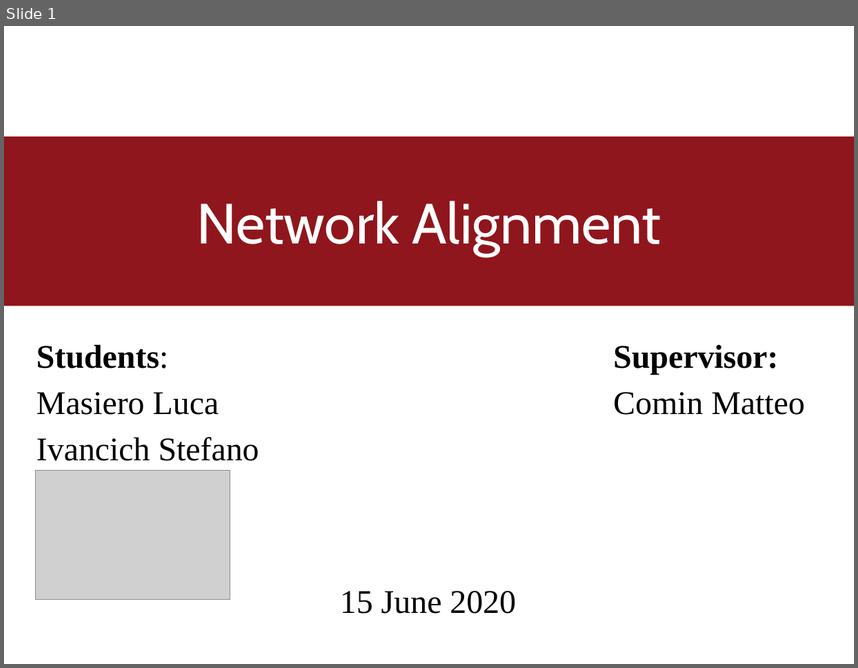
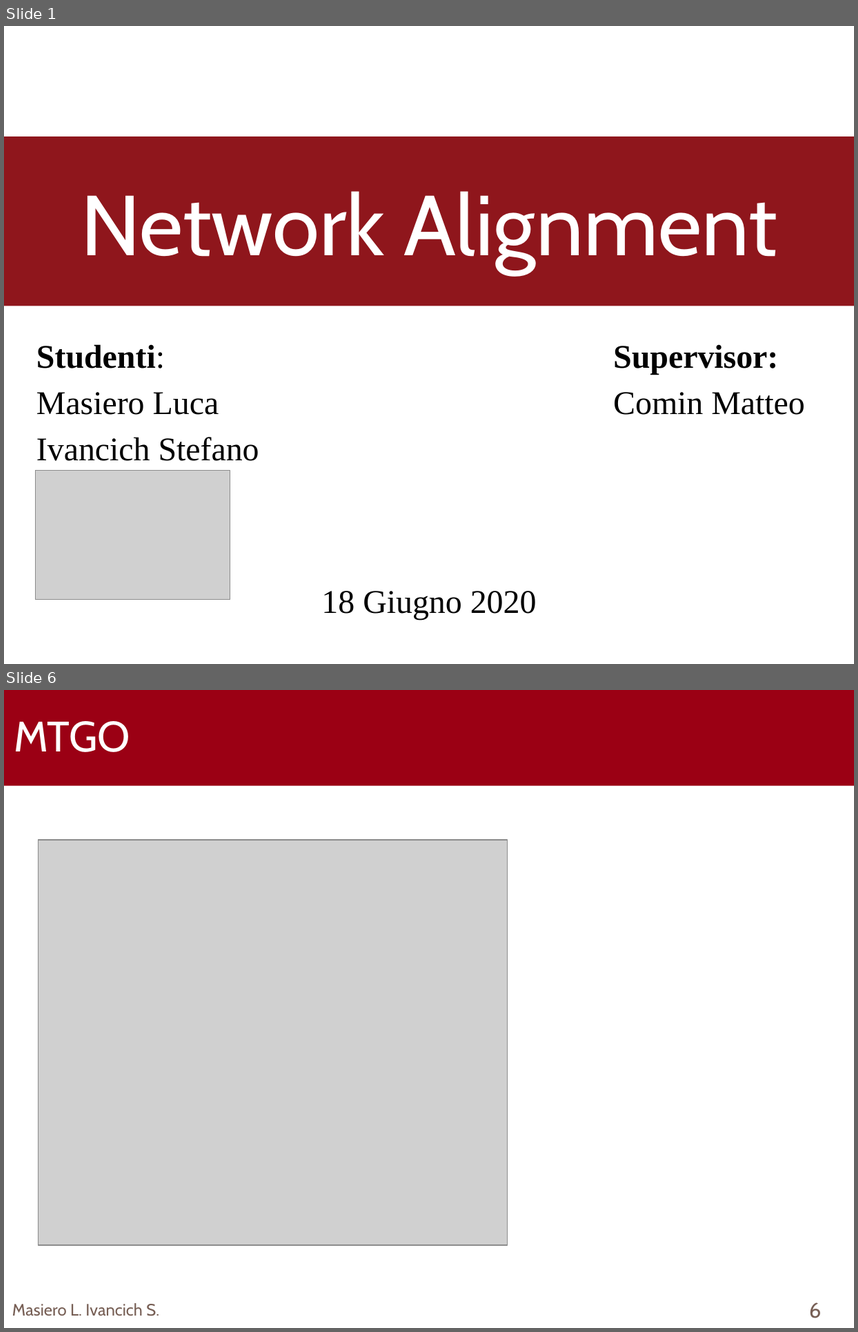
Before and after one commit to TyllanDrake/NetworkAlignment, a slide deck: Presentation/Presentation.pptx. Shown one above the other, each under a label of ours: slide 1 before the commit, slides 1 and 6 after it; the slides between them are not shown. The pictures are 858x668 and 858x1332 pixels, drawn with LibreOffice and Linux fonts; fonts in the diff are those of the drawing; grey boxes stand for pictures; background and template pictures are left out. Boxes give left, top, right and bottom in pixels: in the first picture for what was removed or moved away, otherwise in the second. Text is boxed around its words. In the diff, an @@ line names an element or a change of style, - is before the commit and + after.

```diff
--- a/Presentation/Presentation.pptx
+++ b/Presentation/Presentation.pptx
@@ slide 6 added at bbox=[4, 690, 854, 1328], background #FFFFFF @@
@@ rectangle added at bbox=[4, 690, 854, 786], fill #9B0014 @@
@@ text added at bbox=[14, 721, 130, 752], 36 pt, text #FFFFFF @@
+MTGO
@@ picture added at bbox=[38, 840, 506, 1244] @@
@@ text added at bbox=[12, 1303, 159, 1316], 14 pt, text #775F55 @@
+Masiero L. Ivancich S.
@@ page number added at bbox=[809, 1302, 821, 1318], 18 pt, text #775F55 @@
+6
@@ slide 1 changed as well @@
@@ title "Network Alignment" at bbox=[4, 136, 854, 305]: size 48 to 72 pt @@
@@ text at bbox=[36, 344, 165, 368]: text changed @@
-Students:
+Studenti:
@@ text at bbox=[321, 590, 537, 619]: text changed @@
-15 June 2020
+18 Giugno 2020
```
Also in this commit, not shown: 12 other slides added, 12 slides removed.
